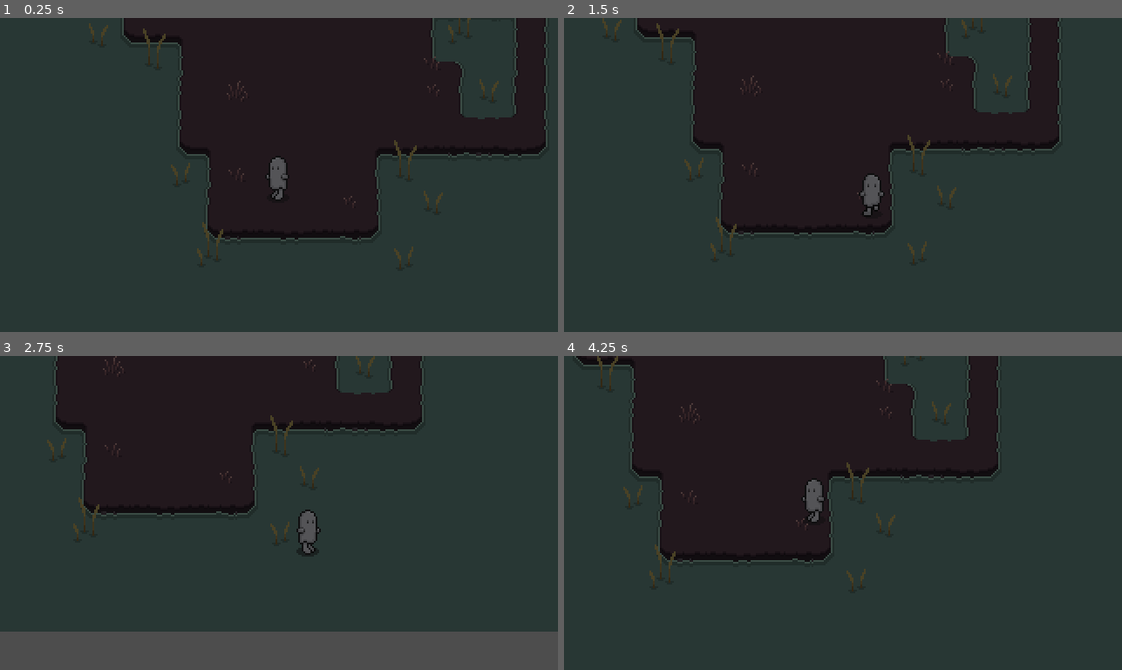
Above: before the commit, frames 1-4 (two rows, left to right).
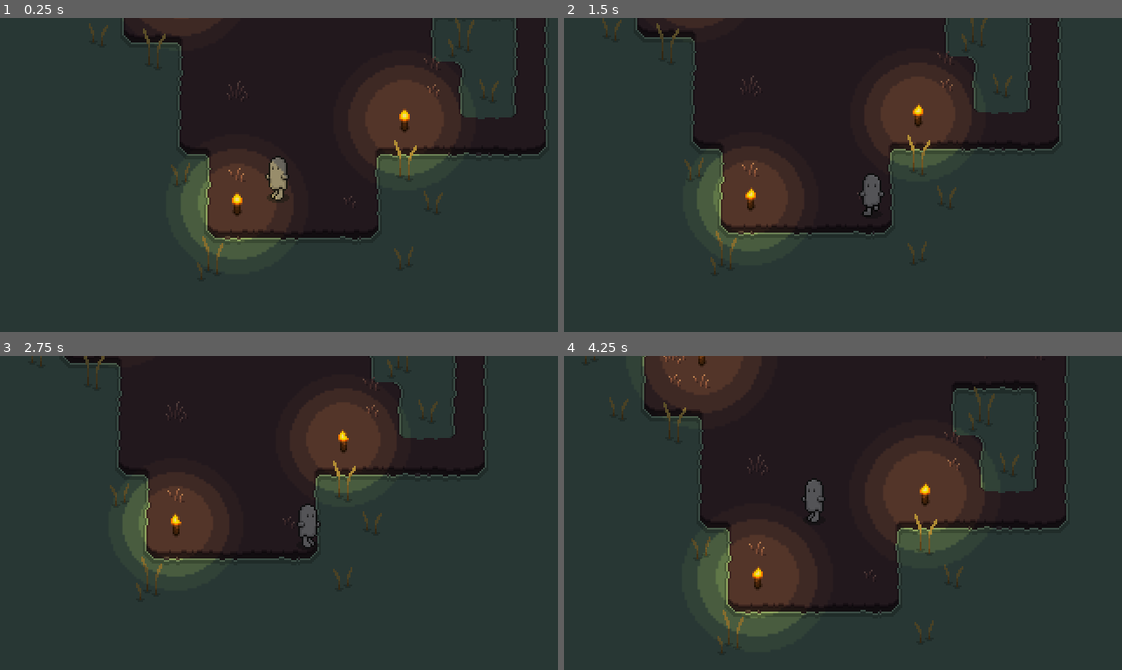
Above: after the commit, the same moments.

Repository: sapphicme/HalloweenGame
Game: Godot game, scene res://scenes/areas/Halloween_Maze.tscn
Two runs of this game, one before a commit and one after it. Both use one fixed random seed, a clock stepped at 60 frames per second and the inputs below.
Inputs:
- Up to frame 1 (0.25 s): no input
- Up to frame 2 (1.5 s): hold Right (ui_right) 0.53-1.28 s; hold Down (ui_down) from 1.28 s (still down)
- Up to frame 3 (2.75 s): release Down (ui_down) at 2.03 s; hold Right (ui_right) from 2.03 s (still down)
- Up to frame 4 (4.25 s): release Right (ui_right) at 2.78 s; hold Up (ui_up) 2.78-3.53 s; hold Left (ui_left) from 3.53 s (still down)

The runs differ from the first frame. In frame 1, 11% of the frame differs, in the area x 25-85%, y 0-84%; in frame 2, 9.8%; in frame 3, 34%, in the area x 0-100%, y 0-100%; in frame 4, 32%.

Commit message:
Collision Physics Layer
Ensuring the player can't just run off the map

Diff:
--- a/halloween_2024/project.godot
+++ b/halloween_2024/project.godot
@@ -59,6 +59,11 @@
 ]
 }
 
+[layer_names]
+
+2d_physics/layer_1="world"
+2d_physics/layer_2="player"
+
 [rendering]
 
 textures/canvas_textures/default_texture_filter=0
--- a/halloween_2024/scenes/areas/Halloween_Maze.tscn
+++ b/halloween_2024/scenes/areas/Halloween_Maze.tscn
@@ -1,8 +1,9 @@
-[gd_scene load_steps=10 format=4 uid="uid://bgr4ga5c1v7hx"]
+[gd_scene load_steps=13 format=4 uid="uid://bgr4ga5c1v7hx"]
 
 [ext_resource type="TileSet" uid="uid://niac6ejfn8ec" path="res://tiles/ground.tres" id="1_7us6a"]
 [ext_resource type="PackedScene" uid="uid://nd82qsrcktei" path="res://scenes/player/player.tscn" id="2_eaps3"]
 [ext_resource type="Texture2D" uid="uid://dexkuvtmjx7ok" path="res://tiles/foliage.png" id="2_uldq3"]
+[ext_resource type="PackedScene" uid="uid://xjy2e1pqci2m" path="res://tiles/lights/ground_torch.tscn" id="3_jx5od"]
 [ext_resource type="Resource" uid="uid://ctsm80lyhfvrc" path="res://scenes/player/player_stats.tres" id="3_lcct1"]
 
 [sub_resource type="TileSetAtlasSource" id="TileSetAtlasSource_ofbkb"]
@@ -14,7 +15,6 @@
 1:1/0 = 0
 3:1/size_in_atlas = Vector2i(1, 2)
 3:1/0 = 0
-3:1/0/texture_origin = Vector2i(0, 8)
 2:1/size_in_atlas = Vector2i(1, 2)
 2:1/next_alternative_id = 2
 2:1/0 = 0
@@ -22,6 +22,13 @@
 
 [sub_resource type="TileSet" id="TileSet_85oby"]
 sources/0 = SubResource("TileSetAtlasSource_ofbkb")
+
+[sub_resource type="TileSetScenesCollectionSource" id="TileSetScenesCollectionSource_42x83"]
+resource_name = "lights"
+scenes/1/scene = ExtResource("3_jx5od")
+
+[sub_resource type="TileSet" id="TileSet_43dqn"]
+sources/0 = SubResource("TileSetScenesCollectionSource_42x83")
 
 [sub_resource type="PhysicsMaterial" id="PhysicsMaterial_quiix"]
 
@@ -58,6 +65,8 @@
 [node name="lights" type="TileMapLayer" parent="TileMaps/Demo"]
 z_index = 1
 y_sort_enabled = true
+tile_map_data = PackedByteArray("AAAeABsAAAAAAAAAAQAmACAAAAAAAAAAAQAgACMAAAAAAAAAAQA=")
+tile_set = SubResource("TileSet_43dqn")
 
 [node name="player" parent="TileMaps/Demo" instance=ExtResource("2_eaps3")]
 position = Vector2(544, 552)
--- a/halloween_2024/scenes/player/player.tscn
+++ b/halloween_2024/scenes/player/player.tscn
@@ -272,8 +272,8 @@
 }]
 
 [sub_resource type="CapsuleShape2D" id="CapsuleShape2D_b312i"]
-radius = 4.0
-height = 18.0
+radius = 2.0
+height = 10.0
 
 [sub_resource type="Animation" id="Animation_dt4au"]
 length = 0.001
@@ -669,7 +669,9 @@
 offset = Vector2(0, -8)
 
 [node name="CollisionShape2D" type="CollisionShape2D" parent="."]
-position = Vector2(0, 4)
+z_index = 1
+position = Vector2(1, 12)
+rotation = 1.5708
 shape = SubResource("CapsuleShape2D_b312i")
 
 [node name="AnimationPlayer" type="AnimationPlayer" parent="."]
--- a/halloween_2024/tiles/ground.tres
+++ b/halloween_2024/tiles/ground.tres
@@ -5,32 +5,59 @@
 [sub_resource type="TileSetAtlasSource" id="TileSetAtlasSource_g262j"]
 texture = ExtResource("1_3jlx0")
 0:0/0 = 0
+0:0/0/physics_layer_0/polygon_0/points = PackedVector2Array(-1.14286, 8, -0.25, 3.25, 1.0625, 1.125, 3.8125, -0.375, 8, -1.14286, 8, -1.14286, 8, -8, -8, -8, -8, 8)
 1:0/0 = 0
+1:0/0/physics_layer_0/polygon_0/points = PackedVector2Array(-8, -8, 8, -8, 8, -1, -8, -1.125)
 2:0/0 = 0
+2:0/0/physics_layer_0/polygon_0/points = PackedVector2Array(8, -0.75, -8, -1.125, -8, -8, 8, -8, 8, -1.1875)
 3:0/0 = 0
+3:0/0/physics_layer_0/polygon_0/points = PackedVector2Array(-8, -1.125, -8, -8, 8, -8, 8, -1.14286)
 4:0/0 = 0
+4:0/0/physics_layer_0/polygon_0/points = PackedVector2Array(-8, -1.14286, -3.42857, -1.14286, -1.14286, 1.14286, 1.14286, 3.42857, 1.14286, 8, 8, 8, 8, -8, -8, -8)
 0:1/0 = 0
+0:1/0/physics_layer_0/polygon_0/points = PackedVector2Array(-1.14286, 8, -1.14286, -8, -8, -8, -8, 7.3125, -8, 8)
 1:1/0 = 0
+1:1/0/physics_layer_0/polygon_0/points = PackedVector2Array(8, 1.14286, 3.42857, 1.14286, 1.14286, 3.42857, 1.14286, 8, 8, 8)
 2:1/0 = 0
+2:1/0/physics_layer_0/polygon_0/points = PackedVector2Array(-8, 1.14286, 8, 1.14286, 8, 8, -8, 8, -8, 1.1875)
 3:1/0 = 0
+3:1/0/physics_layer_0/polygon_0/points = PackedVector2Array(-8, 1.14286, -3.42857, 1.14286, -1.14286, 3.42857, -1.14286, 8, -8, 8)
 4:1/0 = 0
+4:1/0/physics_layer_0/polygon_0/points = PackedVector2Array(1.14286, -8, 1.14286, 8, 8, 8, 8, -8)
 0:2/0 = 0
+0:2/0/physics_layer_0/polygon_0/points = PackedVector2Array(-1.14286, -8, -1.14286, 8, -8, 8, -8, -8)
 1:2/0 = 0
+1:2/0/physics_layer_0/polygon_0/points = PackedVector2Array(1.14286, 8, 1.14286, -8, 8, -8, 8, 8)
 2:2/0 = 0
+2:2/0/physics_layer_0/polygon_0/points = PackedVector2Array(-8, -8, 8, -8, 8, 8, -8, 8)
 3:2/0 = 0
+3:2/0/physics_layer_0/polygon_0/points = PackedVector2Array(1.0625, -8, -1.14286, -8, -1.14286, 8, -8, 8, -8, -8)
 4:2/0 = 0
+4:2/0/physics_layer_0/polygon_0/points = PackedVector2Array(1.14286, -8, 1.14286, 8, 8, 8, 8, -8)
 0:3/0 = 0
+0:3/0/physics_layer_0/polygon_0/points = PackedVector2Array(-1.14286, -8, -1.14286, 8, -8, 8, -8, -8)
 1:3/0 = 0
+1:3/0/physics_layer_0/polygon_0/points = PackedVector2Array(1.14286, -8, 1.14286, -3.42857, 3.42857, -1.14286, 8, -1.14286, 8, -8)
 2:3/0 = 0
+2:3/0/physics_layer_0/polygon_0/points = PackedVector2Array(-8, -1.14286, 8, -1.14286, 8, -8, -8, -8, -8, -3.42857)
 3:3/0 = 0
+3:3/0/physics_layer_0/polygon_0/points = PackedVector2Array(-1.14286, -8, -1.14286, -3.42857, -3.42857, -1.14286, -8, -1.0625, -8, -1.14286, -8, -8)
 4:3/0 = 0
+4:3/0/physics_layer_0/polygon_0/points = PackedVector2Array(1.14286, -8, 1.14286, 8, 8, 8, 8, -8)
 0:4/0 = 0
+0:4/0/physics_layer_0/polygon_0/points = PackedVector2Array(8, 1.14286, 3.42857, 1.14286, 1.14286, -1.14286, -1.14286, -3.42857, -1.14286, -8, -8, -8, -8, 8, 8, 8)
 1:4/0 = 0
+1:4/0/physics_layer_0/polygon_0/points = PackedVector2Array(-8, 1.14286, 8, 1.14286, 8, 8, -8, 8)
 0:5/0 = 0
 2:4/0 = 0
+2:4/0/physics_layer_0/polygon_0/points = PackedVector2Array(-8, 1.14286, 8, 1.14286, 8, 8, -8, 8)
 3:4/0 = 0
+3:4/0/physics_layer_0/polygon_0/points = PackedVector2Array(-8, 1.14286, 8, 1.14286, 8, 8, -8, 8)
 4:4/0 = 0
+4:4/0/physics_layer_0/polygon_0/points = PackedVector2Array(-8, 1.14286, -5.71429, 1.14286, -1.14286, -1.14286, 1.14286, -3.42857, 1.14286, -8, 8, -8, 8, 8, -8, 8)
 1:5/0 = 0
 
 [resource]
+physics_layer_0/collision_layer = 1
+physics_layer_0/collision_mask = 2
 sources/0 = SubResource("TileSetAtlasSource_g262j")
--- /dev/null
+++ b/halloween_2024/tiles/lights/ground_torch.gd
@@ -0,0 +1,6 @@
+extends PointLight2D
+
+@export var light : PointLight2D
+
+func _ready():
+	light.enabled = true
--- /dev/null
+++ b/halloween_2024/tiles/lights/ground_torch.tscn
@@ -0,0 +1,178 @@
+[gd_scene load_steps=15 format=3 uid="uid://xjy2e1pqci2m"]
+
+[ext_resource type="PackedScene" uid="uid://p3a6uvgvpv6b" path="res://tiles/lights/torch.tscn" id="1_fn6xc"]
+[ext_resource type="Texture2D" uid="uid://cat50k2vd7rnt" path="res://tiles/lights/Ground_torch-Sheet.png" id="2_vthcu"]
+
+[sub_resource type="AtlasTexture" id="AtlasTexture_hem2m"]
+atlas = ExtResource("2_vthcu")
+region = Rect2(0, 0, 16, 16)
+
+[sub_resource type="AtlasTexture" id="AtlasTexture_4g12m"]
+atlas = ExtResource("2_vthcu")
+region = Rect2(16, 0, 16, 16)
+
+[sub_resource type="AtlasTexture" id="AtlasTexture_xipml"]
+atlas = ExtResource("2_vthcu")
+region = Rect2(32, 0, 16, 16)
+
+[sub_resource type="AtlasTexture" id="AtlasTexture_qcbv2"]
+atlas = ExtResource("2_vthcu")
+region = Rect2(48, 0, 16, 16)
+
+[sub_resource type="AtlasTexture" id="AtlasTexture_itgeb"]
+atlas = ExtResource("2_vthcu")
+region = Rect2(64, 0, 16, 16)
+
+[sub_resource type="AtlasTexture" id="AtlasTexture_hyeww"]
+atlas = ExtResource("2_vthcu")
+region = Rect2(80, 0, 16, 16)
+
+[sub_resource type="AtlasTexture" id="AtlasTexture_lxj52"]
+atlas = ExtResource("2_vthcu")
+region = Rect2(96, 0, 16, 16)
+
+[sub_resource type="AtlasTexture" id="AtlasTexture_6gqkh"]
+atlas = ExtResource("2_vthcu")
+region = Rect2(112, 0, 16, 16)
+
+[sub_resource type="SpriteFrames" id="SpriteFrames_8tn0i"]
+animations = [{
+"frames": [{
+"duration": 1.0,
+"texture": SubResource("AtlasTexture_hem2m")
+}, {
+"duration": 1.0,
+"texture": SubResource("AtlasTexture_4g12m")
+}, {
+"duration": 1.0,
+"texture": SubResource("AtlasTexture_xipml")
+}, {
+"duration": 1.0,
+"texture": SubResource("AtlasTexture_qcbv2")
+}, {
+"duration": 1.0,
+"texture": SubResource("AtlasTexture_itgeb")
+}, {
+"duration": 1.0,
+"texture": SubResource("AtlasTexture_hyeww")
+}, {
+"duration": 1.0,
+"texture": SubResource("AtlasTexture_lxj52")
+}, {
+"duration": 1.0,
+"texture": SubResource("AtlasTexture_6gqkh")
+}],
+"loop": true,
+"name": &"default",
+"speed": 6.0
+}]
+
+[sub_resource type="Animation" id="Animation_ryb4f"]
+resource_name = "Flicker"
+length = 1.6
+loop_mode = 1
+step = 0.1
+tracks/0/type = "value"
+tracks/0/imported = false
+tracks/0/enabled = true
+tracks/0/path = NodePath("AnimatedSprite2D:sprite_frames")
+tracks/0/interp = 1
+tracks/0/loop_wrap = true
+tracks/0/keys = {
+"times": PackedFloat32Array(0),
+"transitions": PackedFloat32Array(1),
+"update": 1,
+"values": [SubResource("SpriteFrames_8tn0i")]
+}
+tracks/1/type = "value"
+tracks/1/imported = false
+tracks/1/enabled = true
+tracks/1/path = NodePath("AnimatedSprite2D:frame")
+tracks/1/interp = 1
+tracks/1/loop_wrap = true
+tracks/1/keys = {
+"times": PackedFloat32Array(0, 0.2, 0.4, 0.6, 0.8, 1, 1.2, 1.4),
+"transitions": PackedFloat32Array(1, 1, 1, 1, 1, 1, 1, 1),
+"update": 1,
+"values": [0, 1, 2, 3, 4, 5, 6, 7]
+}
+tracks/2/type = "value"
+tracks/2/imported = false
+tracks/2/enabled = true
+tracks/2/path = NodePath(".:texture_scale")
+tracks/2/interp = 1
+tracks/2/loop_wrap = true
+tracks/2/keys = {
+"times": PackedFloat32Array(0, 0.2, 0.4, 0.6, 0.8, 1, 1.2, 1.4),
+"transitions": PackedFloat32Array(1, 1, 1, 1, 1, 1, 1, 1),
+"update": 0,
+"values": [0.75, 0.7, 0.65, 0.7, 0.75, 0.7, 0.65, 0.7]
+}
+
+[sub_resource type="Animation" id="Animation_sq6xo"]
+length = 0.001
+tracks/0/type = "value"
+tracks/0/imported = false
+tracks/0/enabled = true
+tracks/0/path = NodePath("AnimatedSprite2D:sprite_frames")
+tracks/0/interp = 1
+tracks/0/loop_wrap = true
+tracks/0/keys = {
+"times": PackedFloat32Array(0),
+"transitions": PackedFloat32Array(1),
+"update": 1,
+"values": [SubResource("SpriteFrames_8tn0i")]
+}
+tracks/1/type = "value"
+tracks/1/imported = false
+tracks/1/enabled = true
+tracks/1/path = NodePath("AnimatedSprite2D:frame")
+tracks/1/interp = 1
+tracks/1/loop_wrap = true
+tracks/1/keys = {
+"times": PackedFloat32Array(0),
+"transitions": PackedFloat32Array(1),
+"update": 1,
+"values": [0]
+}
+tracks/2/type = "value"
+tracks/2/imported = false
+tracks/2/enabled = true
+tracks/2/path = NodePath(".:texture_scale")
+tracks/2/interp = 1
+tracks/2/loop_wrap = true
+tracks/2/keys = {
+"times": PackedFloat32Array(0),
+"transitions": PackedFloat32Array(1),
+"update": 0,
+"values": [0.75]
+}
+
+[sub_resource type="AnimationLibrary" id="AnimationLibrary_yc2hw"]
+_data = {
+"Flicker": SubResource("Animation_ryb4f"),
+"RESET": SubResource("Animation_sq6xo")
+}
+
+[node name="Torch" instance=ExtResource("1_fn6xc")]
+y_sort_enabled = true
+texture_filter = 1
+color = Color(1, 0.827451, 0.286275, 0.372549)
+range_z_max = 5
+shadow_color = Color(0, 0, 0, 0.686275)
+shadow_filter = 2
+shadow_filter_smooth = 2.0
+shadow_item_cull_mask = 3
+texture_scale = 0.75
+
+[node name="AnimatedSprite2D" type="AnimatedSprite2D" parent="." index="0"]
+y_sort_enabled = true
+texture_filter = 1
+sprite_frames = SubResource("SpriteFrames_8tn0i")
+
+[node name="AnimationPlayer" type="AnimationPlayer" parent="." index="1"]
+libraries = {
+"": SubResource("AnimationLibrary_yc2hw")
+}
+autoplay = "Flicker"
+speed_scale = 0.75
--- /dev/null
+++ b/halloween_2024/tiles/lights/torch.tscn
@@ -0,0 +1,10 @@
+[gd_scene load_steps=2 format=3 uid="uid://p3a6uvgvpv6b"]
+
+[ext_resource type="Texture2D" uid="uid://dh0xc6q5tkdne" path="res://tiles/lights/Light_maybe.png" id="1_hrrq3"]
+
+[node name="Torch" type="PointLight2D"]
+texture_filter = 1
+color = Color(1, 0.827451, 0.286275, 0.372549)
+energy = 3.0
+texture = ExtResource("1_hrrq3")
+texture_scale = 1.5
Binary file added: halloween_2024/tiles/lights/9abd3ada580477456ad75a7f093dc2b1.jpg
Not shown, added: halloween_2024/tiles/lights/9abd3ada580477456ad75a7f093dc2b1.jpg.import
Binary file added: halloween_2024/tiles/lights/Ground_torch-Sheet.png
Not shown, added: halloween_2024/tiles/lights/Ground_torch-Sheet.png.import
Binary file added: halloween_2024/tiles/lights/Light_maybe.png
Not shown, added: halloween_2024/tiles/lights/Light_maybe.png.import
